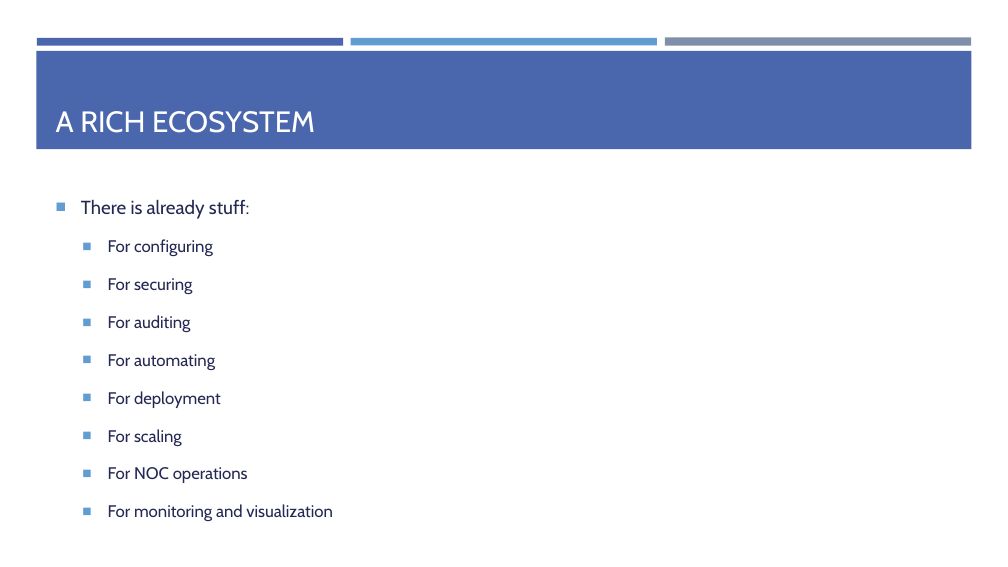
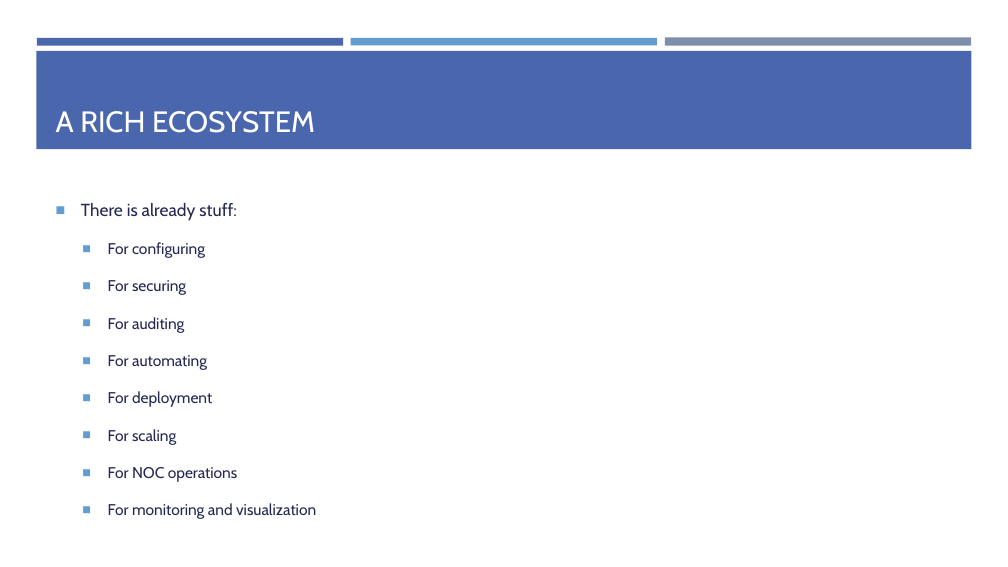
Before and after one commit to EnterpriseProductsLP/introduction-to-docker, a slide deck: slide 30 of presentation/presentation.pptx (slide 31 before the commit). Drawn at 1008x567 pixels with LibreOffice and Linux fonts; fonts in the diff are those of the drawing. Boxes give left, top, right and bottom in pixels: in the first picture for what was removed or moved away, otherwise in the second. Text is boxed around its words. In the diff, an @@ line names an element or a change of style, - is before the commit and + after.

```diff
--- a/presentation/presentation.pptx
+++ b/presentation/presentation.pptx
@@ text "There is already stuff:" at (x1=81, y1=203, x2=316, y2=519): size 18 to 16.6 pt in "There is already stuff:"; size 16 to 14.8 pt in "For configuring", "For securing", "For auditing", "For automating" and 4 more places; line spacing 1.4 to 1.5 @@
```
Also in this commit, not shown: 3 other slides changed, 2 slides removed.
